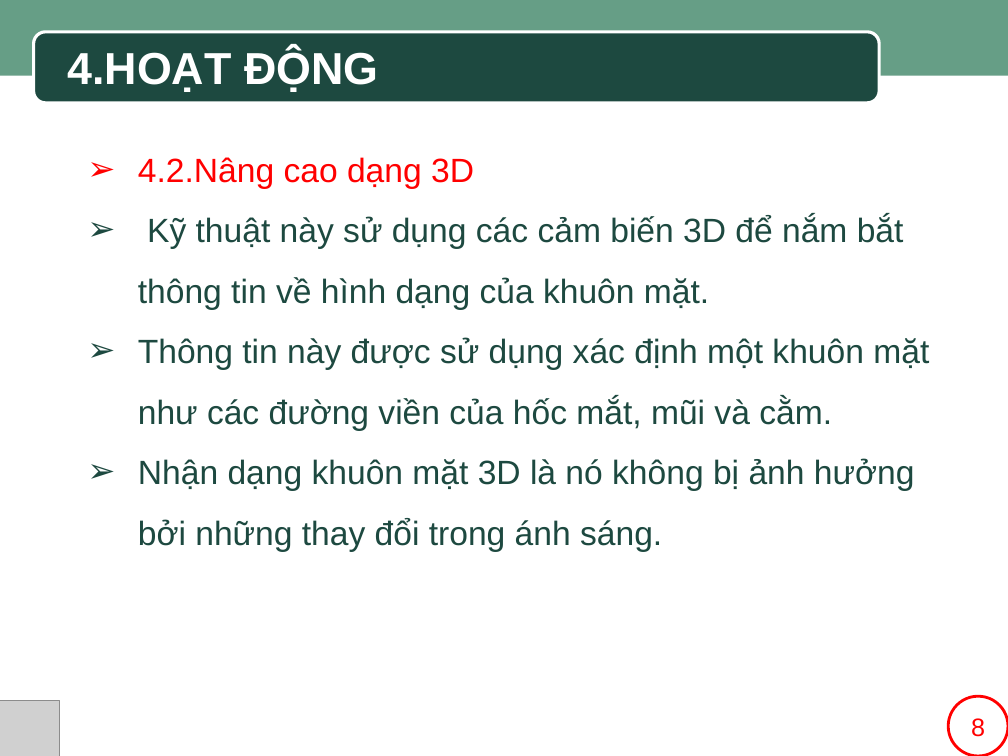
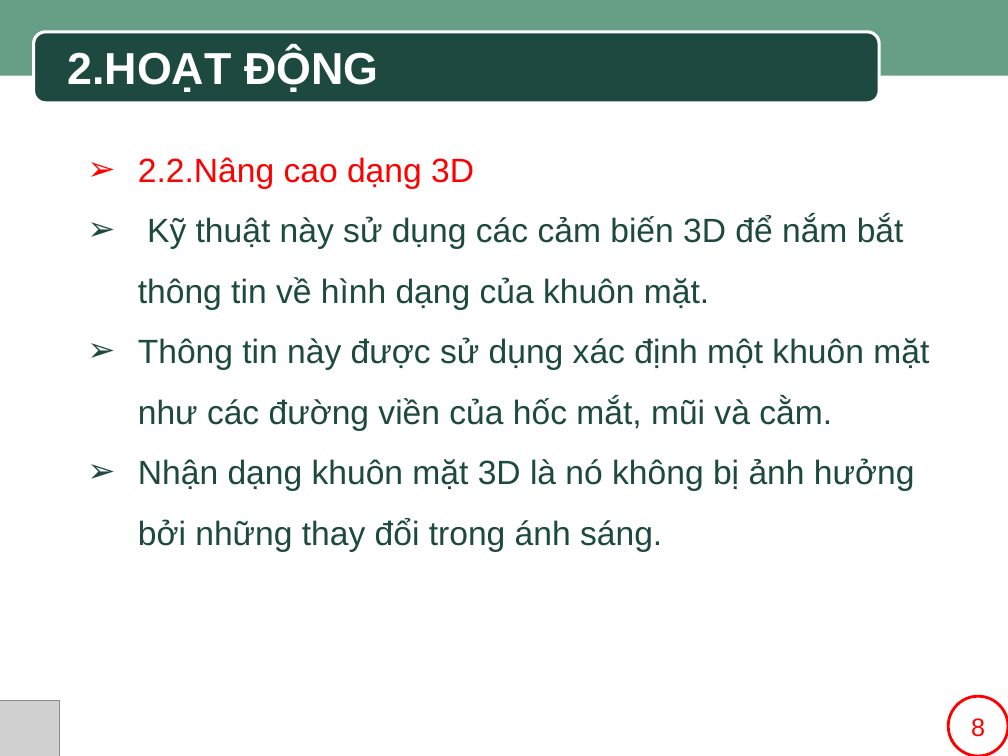
Before and after one commit to SaintLaurentxTran/hutech-23dthd4-nhom7, a slide deck: slide 7 of BÀI THUYẾT TRÌNH MẪU.pptx (slide 8 before the commit). Drawn at 1008x756 pixels with LibreOffice and Linux fonts; fonts in the diff are those of the drawing; grey boxes stand for pictures; background and template pictures are left out. Boxes give left, top, right and bottom in pixels: in the first picture for what was removed or moved away, otherwise in the second. Text is boxed around its words. In the diff, an @@ line names an element or a change of style, - is before the commit and + after.

```diff
--- a/BÀI THUYẾT TRÌNH MẪU.pptx
+++ b/BÀI THUYẾT TRÌNH MẪU.pptx
@@ text at box(67, 49, 378, 92): text changed @@
-4.HOẠT ĐỘNG
+2.HOẠT ĐỘNG
@@ text at box(138, 157, 474, 189): text changed @@
-➢ 4.2.Nâng cao dạng 3D
+➢ 2.2.Nâng cao dạng 3D
```
Also in this commit, not shown: 4 other slides changed.
